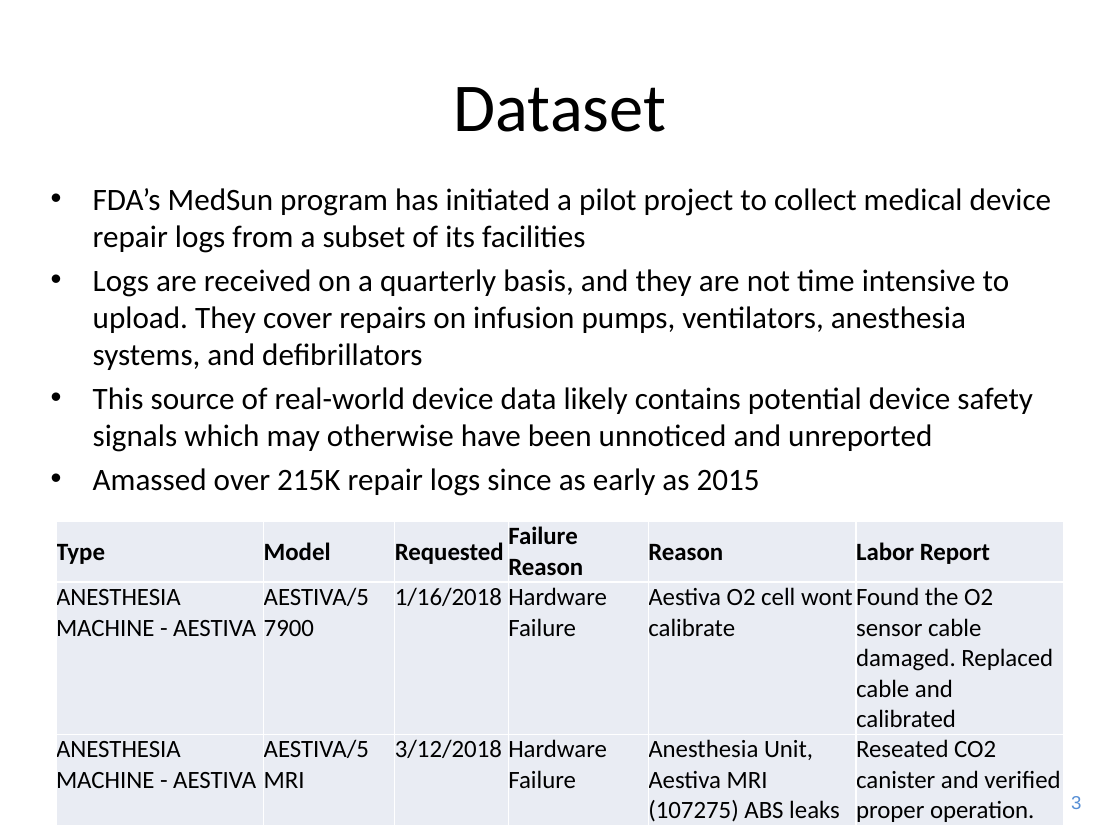
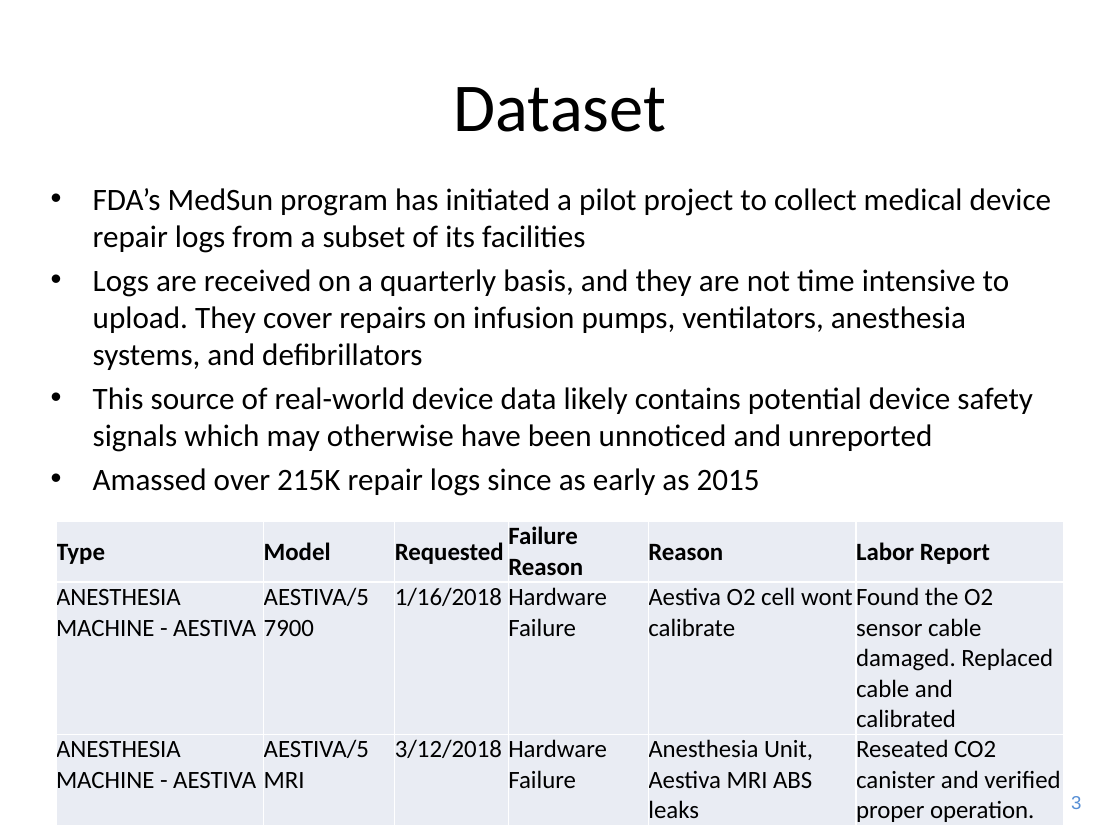
Before and after one commit to HHS/capstone.frank.block, a slide deck: slide 3 of DSC CMMS pres1_2018_06_26_1429.pptx. Drawn at 1120x840 pixels with LibreOffice and Linux fonts; fonts in the diff are those of the drawing; background and template pictures are left out. Boxes give left, top, right and bottom in pixels: in the first picture for what was removed or moved away, otherwise in the second. Text is boxed around its words. In the diff, an @@ line names an element or a change of style, - is before the commit and + after.

```diff
--- a/DSC CMMS pres1_2018_06_26_1429.pptx
+++ b/DSC CMMS pres1_2018_06_26_1429.pptx
@@ table at <box>56,521,1065,826</box> @@
-row 3, column 5: Anesthesia Unit, Aestiva MRI (107275) ABS leaks
+row 3, column 5: Anesthesia Unit, Aestiva MRI ABS leaks
```
